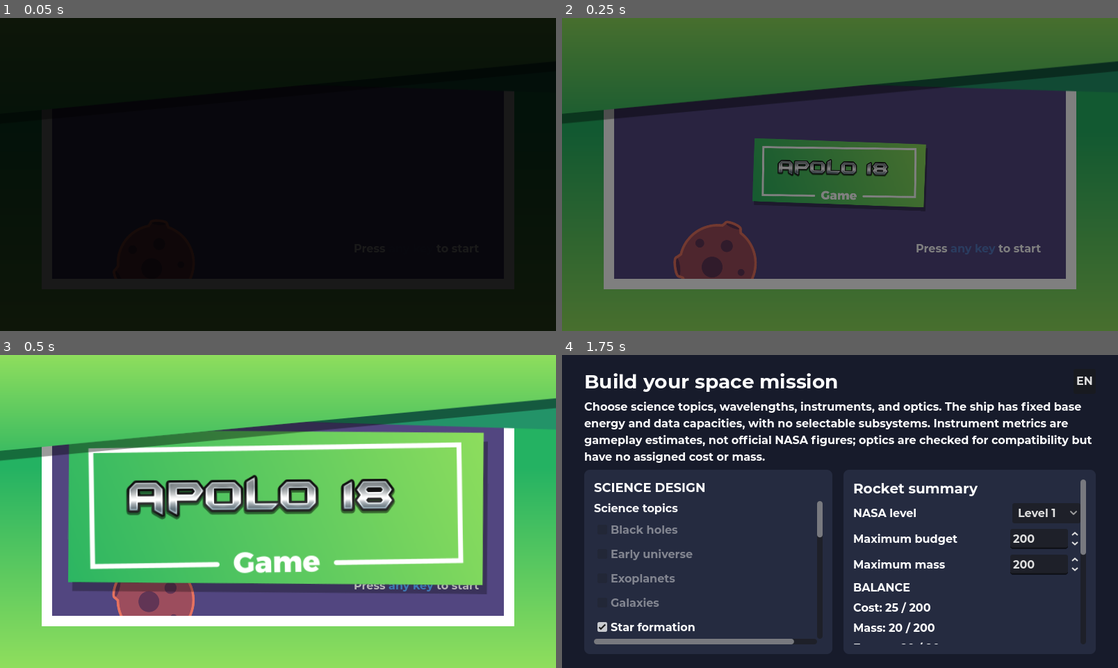
Above: before the commit, frames 1-4 (two rows, left to right).
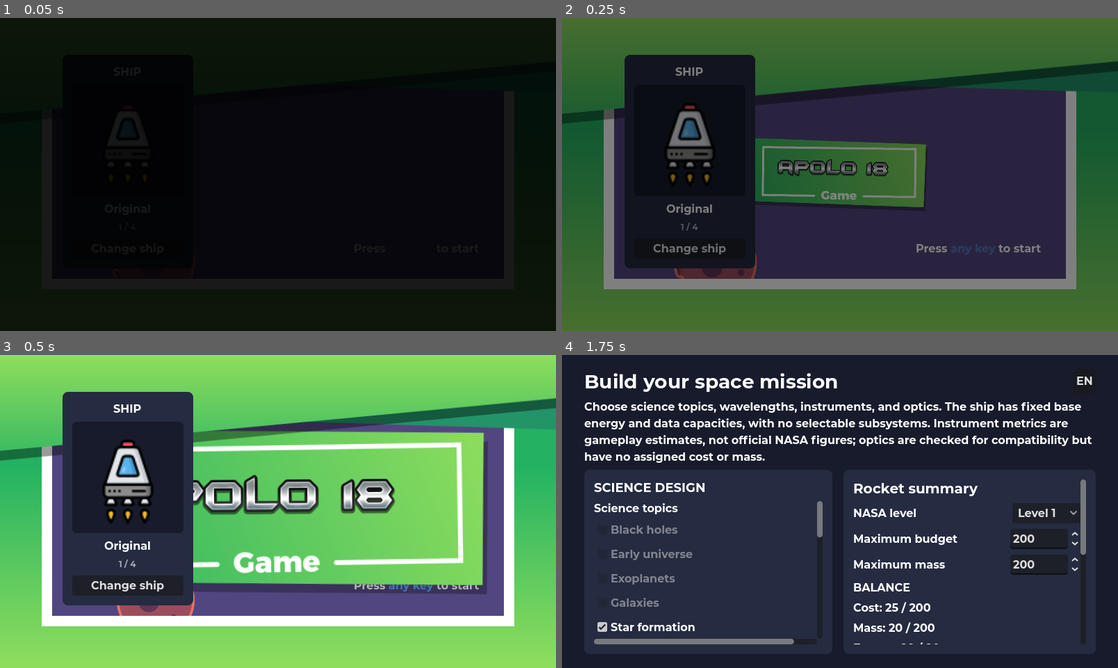
Above: after the commit, the same moments.

Repository: OscarLezcano/space-game
Game: Godot game, scene res://ui/main_menu.tscn
Two runs of this game, one before a commit and one after it. Both use one fixed random seed, a clock stepped at 60 frames per second and the inputs below.
Inputs (mouse positions are in pixels of both pictures, inside the frame that each line leads up to):
- Up to frame 1 (0.05 s): no input
- Up to frame 2 (0.25 s): no input
- Up to frame 3 (0.5 s): no input
- Up to frame 4 (1.75 s): tap Enter at 0.5 s; move the mouse to (962, 495) at 0.52 s; hold D (right) 0.53-1.28 s; tap Space (fire) at 0.6 s; move the mouse to (728, 527) at 1.27 s; hold S (down) from 1.28 s (still down); click (728, 527) at 1.35 s

The runs differ from the first frame. In frame 2, 15% of the frame differs, in the area x 11-35%, y 11-80%; in frame 3, 16%; in frame 4, nothing differs.
Error before the commit: Parse Error: Invalid numeric notation. (res://ships/ship_catalog.gd:20)

Commit message:
ingles

Diff:
--- a/ships/ship_catalog.gd
+++ b/ships/ship_catalog.gd
@@ -17,7 +17,7 @@
 
 
 const REFERENCE_TEXTURE_SIZE := 80.0
-const REFERENCE_SPRITE_SCALE := 1z
+const REFERENCE_SPRITE_SCALE := 1
 
 # Cada elemento: {"path": String, "name": String}
 var ships: Array[Dictionary] = []
Not shown, added: export_presets.cfg
